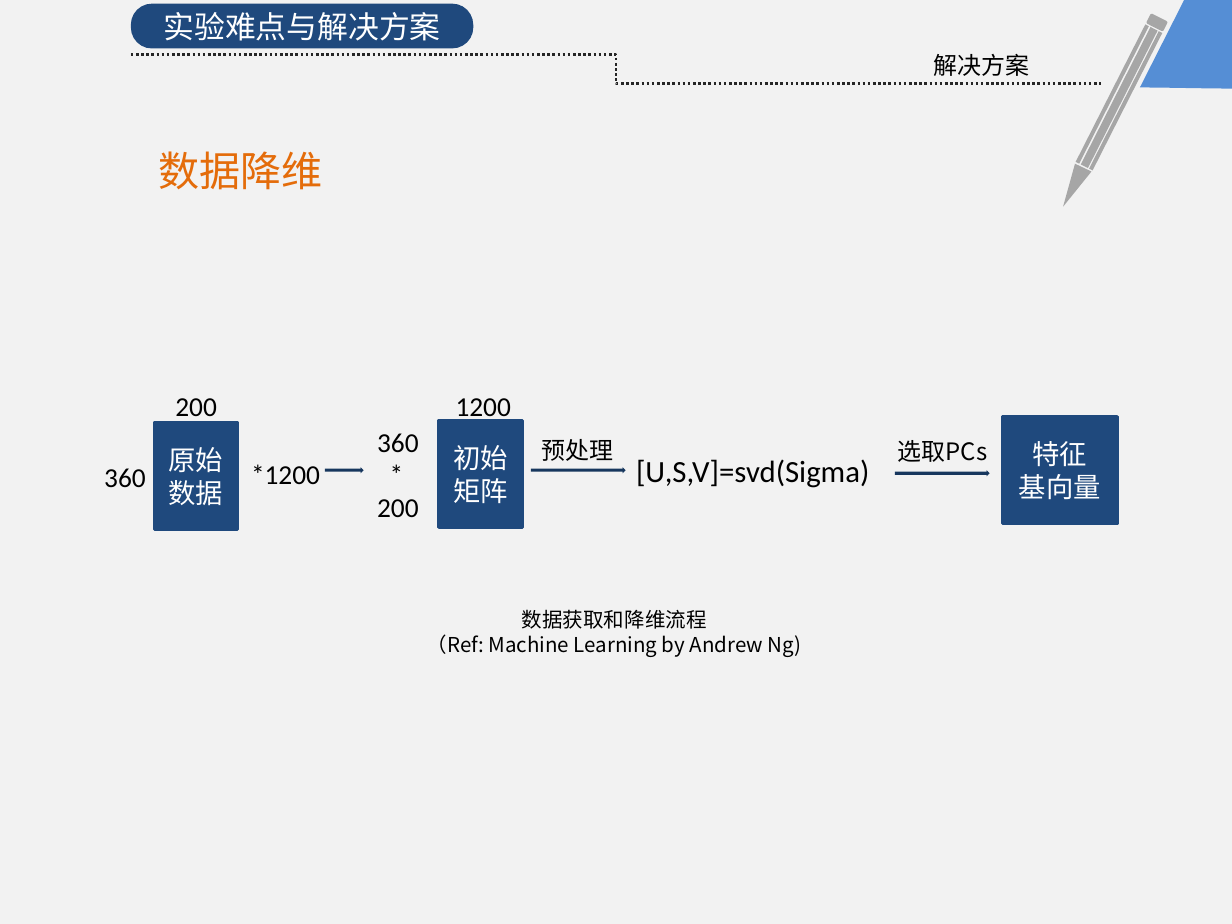
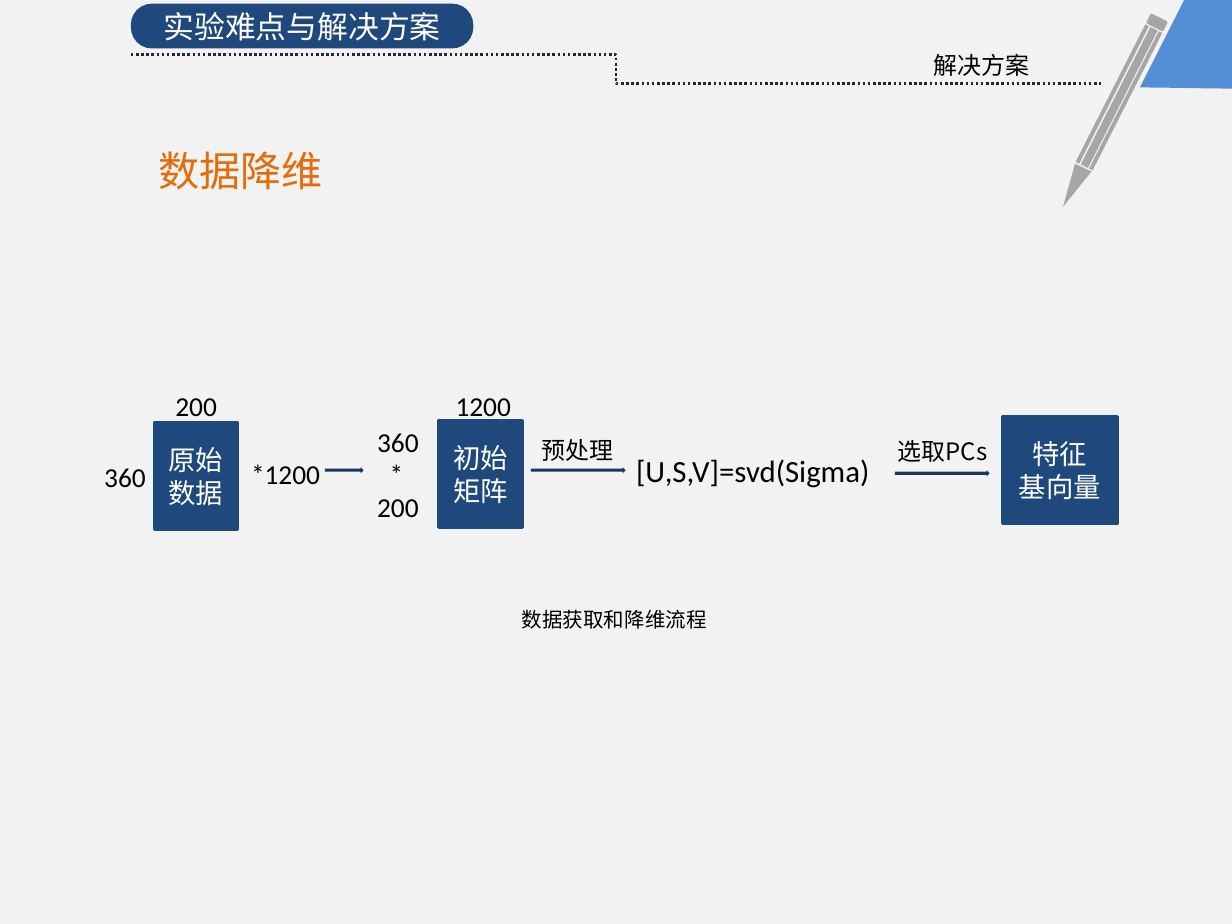
Before and after one commit to KrisCheng/GraduationDesign, a slide deck: slide 10 of FinalPaper/毕业答辩.pptx. Drawn at 1232x924 pixels with LibreOffice and Linux fonts; fonts in the diff are those of the drawing. Boxes give left, top, right and bottom in pixels: in the first picture for what was removed or moved away, otherwise in the second. Text is boxed around its words. In the diff, an @@ line names an element or a change of style, - is before the commit and + after.

Commit message:
1.bug fix;

```diff
--- a/FinalPaper/毕业答辩.pptx
+++ b/FinalPaper/毕业答辩.pptx
@@ text at (427, 634, 802, 657): paragraph removed @@
-（Ref: Machine Learning by Andrew Ng)
```
Also in this commit, not shown: 4 other slides changed.
